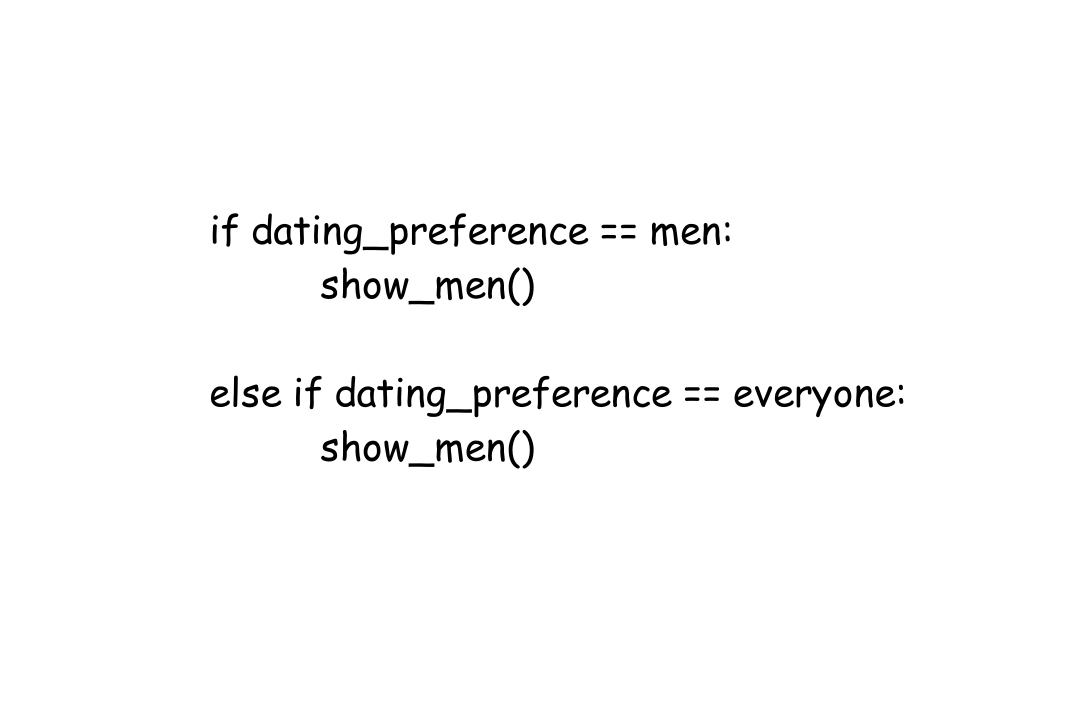
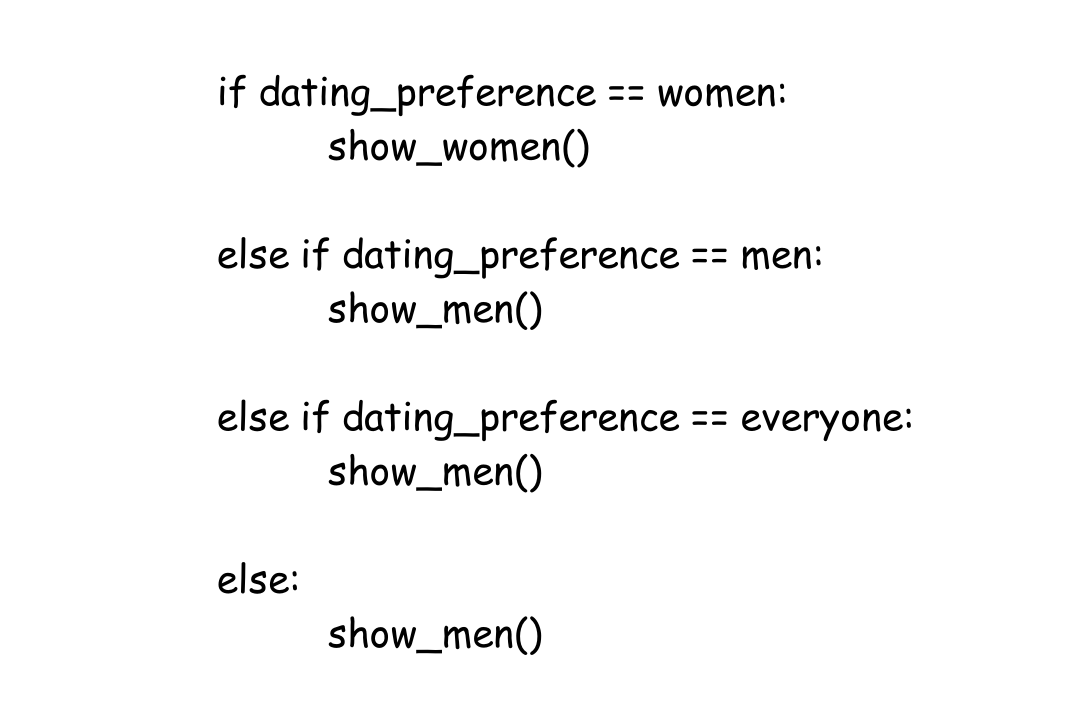
Revision of a layered 1080x720 image; what changed, layer by layer:
pixels changed over (210, 74, 911, 655) (layer not identified)
